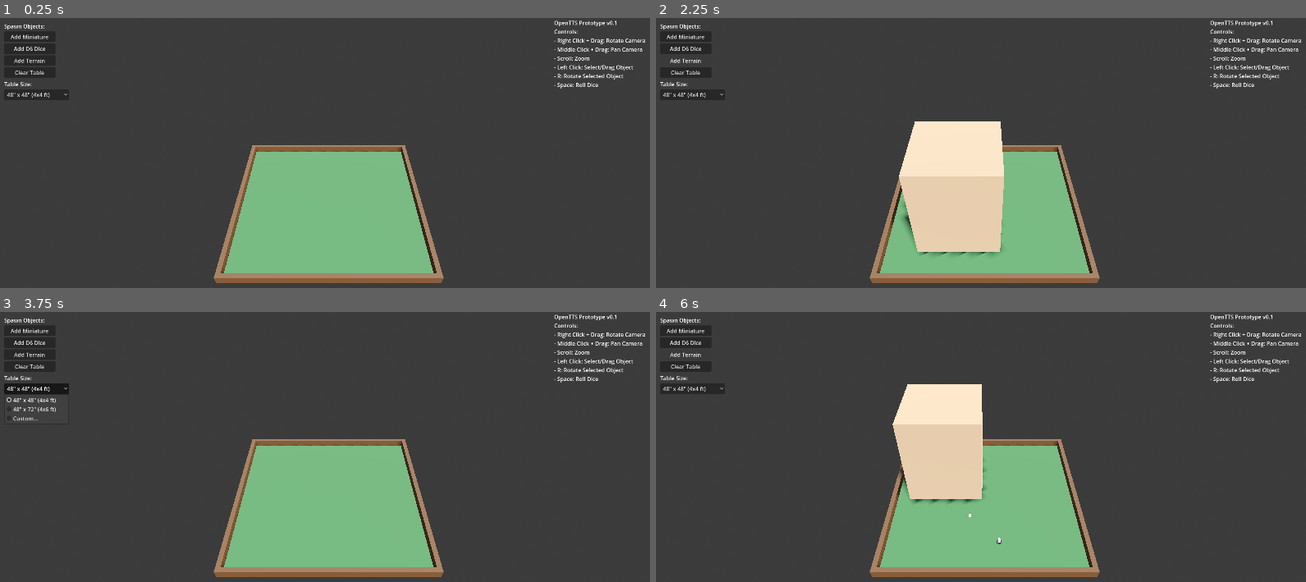
Above: before the commit, frames 1-4 (two rows, left to right).
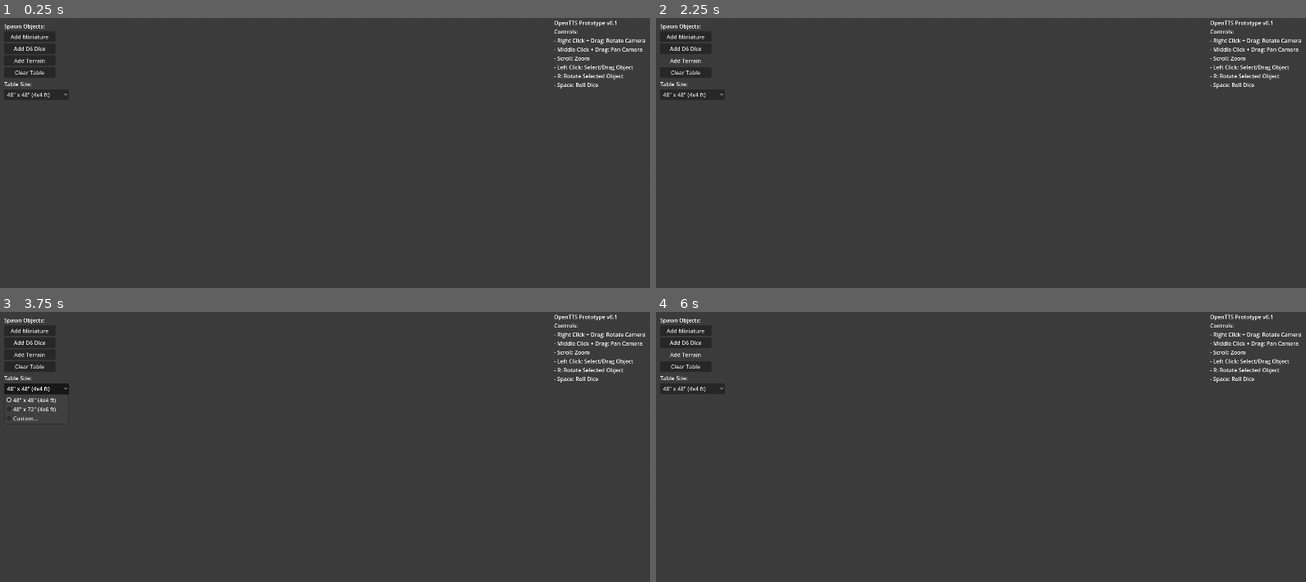
Above: after the commit, the same moments.

Repository: DutchMaxwell/Niemandsland
Game: Godot game, scene res://scenes/main.tscn
The game is run twice, just before and just after one commit, with the same random seed, the same clock (stepped at 60 frames per second) and the same inputs.
Inputs:
- Up to frame 1 (0.25 s): no input
- Up to frame 2 (2.25 s): click "Add D6 Dice" at 0.5 s; click "Add Miniature" at 1.25 s; click "Add Terrain" at 2 s
- Up to frame 3 (3.75 s): click "Clear Table" at 2.75 s; click "48' x 48' (4x4 ft)" at 3.5 s
- Up to frame 4 (6 s): click "Add Miniature" at 4.25 s; click "Add D6 Dice" at 5 s; click "Add Terrain" at 5.75 s

The runs differ from the first frame. In frame 1, 15% of the frame differs, in the area x 32-69%, y 47-99%; in frame 2, 16%; in frame 3, 15%; in frame 4, 18%, in the area x 32-69%, y 26-99%.
Error after the commit: Parse Error: Invalid operands "String" and "float" for "/" operator. (res://scripts/object_manager.gd:69)

Commit message:
Add debug logging for dice physics diagnostics
- Log file created at user://dice_debug.log
- Tracks dice spawn, roll start/end, and results
- Monitors for jitter conditions (low velocity, below table)
- Logs every 0.5s with position, velocity, and sleep state
- Console output for immediate jitter detection

Diff:
--- a/scripts/object_manager.gd
+++ b/scripts/object_manager.gd
@@ -8,6 +8,13 @@
 
 @export var drag_height: float = 0.5
 @export var rotation_snap_degrees: float = 45.0
+
+# Debug logging
+@export var debug_dice_physics: bool = true  # Set to false to disable logging
+var _debug_log_file: FileAccess = null
+var _debug_log_timer: float = 0.0
+const DEBUG_LOG_INTERVAL: float = 0.5  # Log every 0.5 seconds
+var _is_rolling: bool = false
 
 var _selected_object: Node3D = null
 var _is_dragging: bool = false
@@ -23,6 +30,120 @@
 
 func _ready() -> void:
 	_drag_plane = Plane(Vector3.UP, 0)
+	_init_debug_log()
+
+
+func _init_debug_log() -> void:
+	if not debug_dice_physics:
+		return
+	# Open log file
+	var log_path = "user://dice_debug.log"
+	_debug_log_file = FileAccess.open(log_path, FileAccess.WRITE)
+	if _debug_log_file:
+		_debug_log_file.store_line("=== DICE PHYSICS DEBUG LOG ===")
+		_debug_log_file.store_line("Time: %s" % Time.get_datetime_string_from_system())
+		_debug_log_file.store_line("Table collision top: y=0.01 (10mm)")
+		_debug_log_file.store_line("Dice size: 16mm, mass: 5g")
+		_debug_log_file.store_line("-------------------------------")
+		print("Debug log created at: %s" % ProjectSettings.globalize_path(log_path))
+	else:
+		print("ERROR: Could not create debug log file")
+
+
+func _physics_process(delta: float) -> void:
+	if not debug_dice_physics or _dice_list.is_empty():
+		return
+
+	_debug_log_timer += delta
+	if _debug_log_timer < DEBUG_LOG_INTERVAL:
+		return
+	_debug_log_timer = 0.0
+
+	# Log state of all dice
+	_log_dice_states()
+
+
+func _log_dice_states() -> void:
+	var any_jittering = false
+	var log_lines: Array[String] = []
+	var timestamp = "%.2f" % Time.get_ticks_msec() / 1000.0
+
+	log_lines.append("\n[%s] Dice States:" % timestamp)
+
+	for i in range(_dice_list.size()):
+		var dice = _dice_list[i]
+		if not is_instance_valid(dice):
+			continue
+
+		var pos = dice.global_position
+		var lin_vel = dice.linear_velocity
+		var ang_vel = dice.angular_velocity
+		var is_sleeping = dice.sleeping
+		var is_frozen = dice.freeze
+
+		var lin_speed = lin_vel.length()
+		var ang_speed = ang_vel.length()
+
+		# Detect jittering: low but non-zero velocity with dice near table
+		var is_jittering = false
+		var jitter_reason = ""
+
+		if pos.y < 0.02 and pos.y > 0.005:  # Near table surface
+			if lin_speed > 0.001 and lin_speed < 0.1 and not is_sleeping:
+				is_jittering = true
+				jitter_reason = "LOW_LINEAR_VEL"
+			elif ang_speed > 0.1 and ang_speed < 5.0 and not is_sleeping:
+				is_jittering = true
+				jitter_reason = "LOW_ANGULAR_VEL"
+
+		if pos.y < 0.008:  # Below expected rest height (8mm)
+			is_jittering = true
+			jitter_reason = "BELOW_TABLE_Y<8mm"
+
+		if is_jittering:
+			any_jittering = true
+
+		var status = "OK"
+		if is_sleeping:
+			status = "SLEEP"
+		elif is_frozen:
+			status = "FROZEN"
+		elif is_jittering:
+			status = "JITTER(%s)" % jitter_reason
+		elif _is_rolling:
+			status = "ROLLING"
+
+		var line = "  Dice_%d: pos=(%.4f,%.4f,%.4f) lin_v=%.4f ang_v=%.2f [%s]" % [
+			i + 1, pos.x, pos.y, pos.z, lin_speed, ang_speed, status
+		]
+		log_lines.append(line)
+
+		# Console output for jittering dice
+		if is_jittering:
+			print("[JITTER] Dice_%d y=%.4f lin_v=%.4f ang_v=%.2f reason=%s" % [
+				i + 1, pos.y, lin_speed, ang_speed, jitter_reason
+			])
+
+	# Write to file
+	if _debug_log_file:
+		for line in log_lines:
+			_debug_log_file.store_line(line)
+		_debug_log_file.flush()
+
+	# Also print summary if any dice are jittering
+	if any_jittering:
+		print("[DEBUG] Some dice are jittering - check dice_debug.log for details")
+
+
+func _log_event(message: String) -> void:
+	if not debug_dice_physics:
+		return
+	var timestamp = "%.2f" % (Time.get_ticks_msec() / 1000.0)
+	var log_line = "[%s] %s" % [timestamp, message]
+	print(log_line)
+	if _debug_log_file:
+		_debug_log_file.store_line(log_line)
+		_debug_log_file.flush()
 
 
 func _input(event: InputEvent) -> void:
@@ -261,6 +382,10 @@
 	add_child(dice)
 	_dice_list.append(dice)
 
+	_log_event("SPAWN %s at pos=(%.4f,%.4f,%.4f) mass=%.4f lin_damp=%.1f ang_damp=%.1f" % [
+		dice.name, pos.x, pos.y, pos.z, dice.mass, dice.linear_damp, dice.angular_damp
+	])
+
 	return dice
 
 
@@ -483,10 +608,12 @@
 	if _dice_list.is_empty():
 		return
 
-	var results: Array[int] = []
+	_is_rolling = true
+	_log_event("=== ROLL STARTED ===")
 
 	for dice in _dice_list:
 		if is_instance_valid(dice):
+			var old_pos = dice.global_position
 			# Lift dice above table (table top is at y=0.01)
 			dice.global_position.y = 0.08  # 8cm above table surface
 
@@ -495,25 +622,35 @@
 			dice.sleeping = false  # Wake up physics
 
 			# Apply random velocity - good dice roll feel
-			dice.linear_velocity = Vector3(
+			var lin_v = Vector3(
 				randf_range(-0.4, 0.4),   # Horizontal spread
 				randf_range(0.8, 1.5),    # Upward throw
 				randf_range(-0.4, 0.4)    # Horizontal spread
 			)
-			dice.angular_velocity = Vector3(
+			var ang_v = Vector3(
 				randf_range(-25, 25),     # More rotation
 				randf_range(-25, 25),
 				randf_range(-25, 25)
 			)
+			dice.linear_velocity = lin_v
+			dice.angular_velocity = ang_v
+
+			_log_event("  %s: lifted from y=%.4f to y=0.08, lin_v=(%.2f,%.2f,%.2f) ang_v=(%.1f,%.1f,%.1f)" % [
+				dice.name, old_pos.y, lin_v.x, lin_v.y, lin_v.z, ang_v.x, ang_v.y, ang_v.z
+			])
 
 	# Wait for dice to settle, then read results
 	await get_tree().create_timer(2.5).timeout
+	_is_rolling = false
+	_log_event("=== ROLL ENDED (2.5s elapsed) ===")
 	_read_dice_results()
 
 
 func _read_dice_results() -> void:
 	var results: Array[int] = []
 	var total: int = 0
+
+	_log_event("--- READING DICE RESULTS ---")
 
 	for dice in _dice_list:
 		if is_instance_valid(dice):
@@ -521,7 +658,15 @@
 			results.append(result)
 			total += result
 
+			var pos = dice.global_position
+			var lin_speed = dice.linear_velocity.length()
+			var ang_speed = dice.angular_velocity.length()
+			_log_event("  %s: result=%d pos.y=%.4f lin_v=%.4f ang_v=%.2f sleeping=%s" % [
+				dice.name, result, pos.y, lin_speed, ang_speed, str(dice.sleeping)
+			])
+
 	if not results.is_empty():
+		_log_event("TOTAL: %d (results: %s)" % [total, str(results)])
 		dice_rolled.emit(total, results)
 
 
